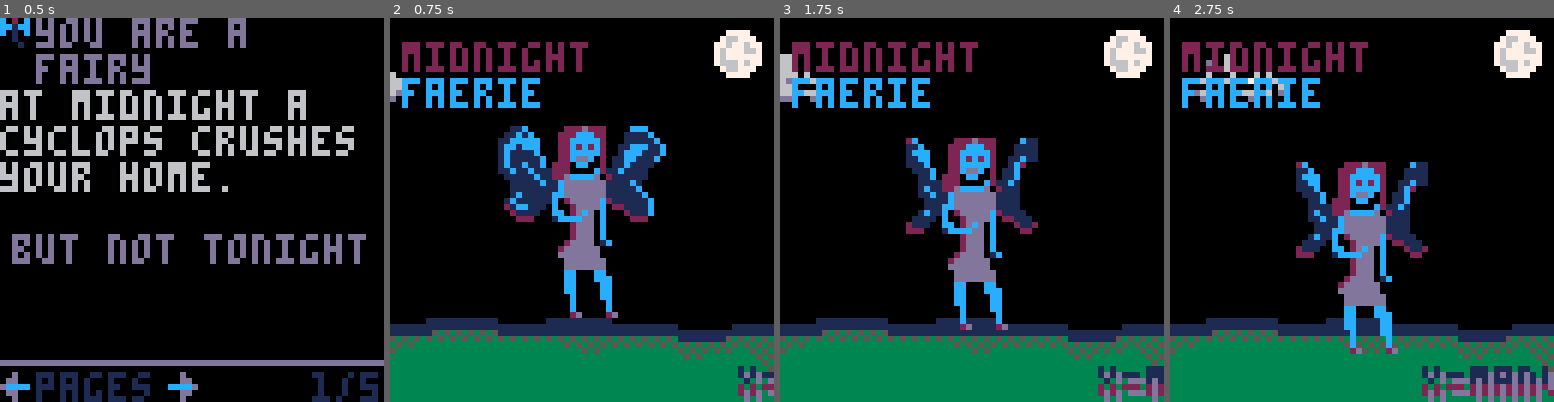
Above: before the commit, frames 1-4 (left to right).
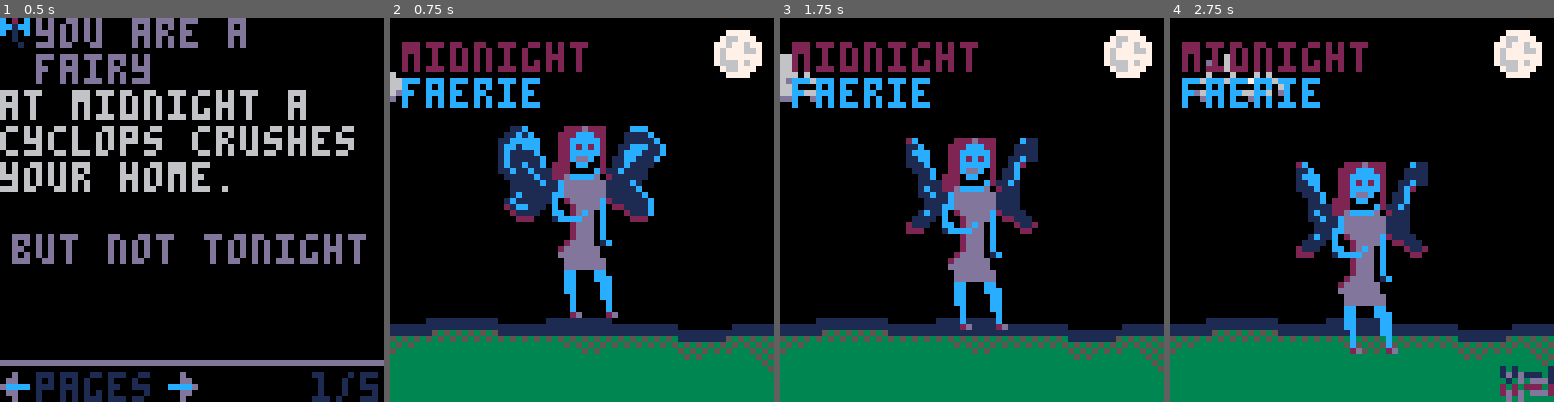
Above: after the commit, the same moments.

Repository: arcanasphere/pico-8-projects
Game: PICO-8 cartridge fairyfarm/midfae-03.p8
The game is run twice, just before and just after one commit, with the same random seed, the same clock (stepped at 60 frames per second) and the same inputs.
Inputs:
- Up to frame 1 (0.5 s): tap X (X key) at 0.33 s
- Up to frame 2 (0.75 s): tap O (Z key) at 0.7 s
- Up to frame 3 (1.75 s): tap X (X key) at 1.07 s; hold Right from 1.6 s (still down); tap O (Z key) at 1.7 s
- Up to frame 4 (2.75 s): tap X (X key) at 1.85 s; release Right at 2.1 s; tap O (Z key) at 2.1, 2.5 s; hold Up 2.15-2.42 s; hold Right from 2.47 s (still down)

Frame 1 is identical in both runs. In frame 2, 0.5% of the frame differs, in the area x 90-100%, y 90-100%; in frame 3, 1.1%; in frame 4, 2.3%, in the area x 65-100%, y 90-100%.

Commit message:
Add files via upload

Diff:
--- a/fairyfarm/midfae-03.p8
+++ b/fairyfarm/midfae-03.p8
@@ -491,9 +491,11 @@
    end
  end
  if btnp(5) then
-  gamestate.mode = 4
+  gamestate.mode=4
   music(-1,250)
   play_select()
+  title.msg_frame = -64
+  title.frame=0
  end
  if title.fairy_frame >= 150 then title.fairy_frame = 0 end
  if title.fairy_frame < 75 then title.fairy_y += 0.2 else title.fairy_y -= 0.2 end
@@ -752,12 +754,11 @@
     if manual.page < manual.pages then manual.page += 1 else manual.page = 1 end
   end
   if btnp(4) then
+    manual.page = 1
+    title.frame = 0
+    title.msg_frame = -64
     gamestate.mode = 0
-    manual.page = 1
-  end
-  if btnp(5) then
-    gamestate.mode = 4
-    manual.page = 1
+    music(8,125)
   end
 end
 
@@ -1148,6 +1149,8 @@
   init_cloud()
 
   music(8,125)
+
+  title.frame=0
 end
 
 
--- a/fairyfarm/midnight-fae-lua.lua
+++ b/fairyfarm/midnight-fae-lua.lua
@@ -488,9 +488,11 @@
    end
  end
  if btnp(5) then
-  gamestate.mode = 4
+  gamestate.mode=4
   music(-1,250)
   play_select()
+  title.msg_frame = -64
+  title.frame=0
  end
  if title.fairy_frame >= 150 then title.fairy_frame = 0 end
  if title.fairy_frame < 75 then title.fairy_y += 0.2 else title.fairy_y -= 0.2 end
@@ -749,12 +751,11 @@
     if manual.page < manual.pages then manual.page += 1 else manual.page = 1 end
   end
   if btnp(4) then
+    manual.page = 1
+    title.frame = 0
+    title.msg_frame = -64
     gamestate.mode = 0
-    manual.page = 1
-  end
-  if btnp(5) then
-    gamestate.mode = 4
-    manual.page = 1
+    music(8,125)
   end
 end
 
@@ -1145,6 +1146,8 @@
   init_cloud()
 
   music(8,125)
+
+  title.frame=0
 end
 
 
